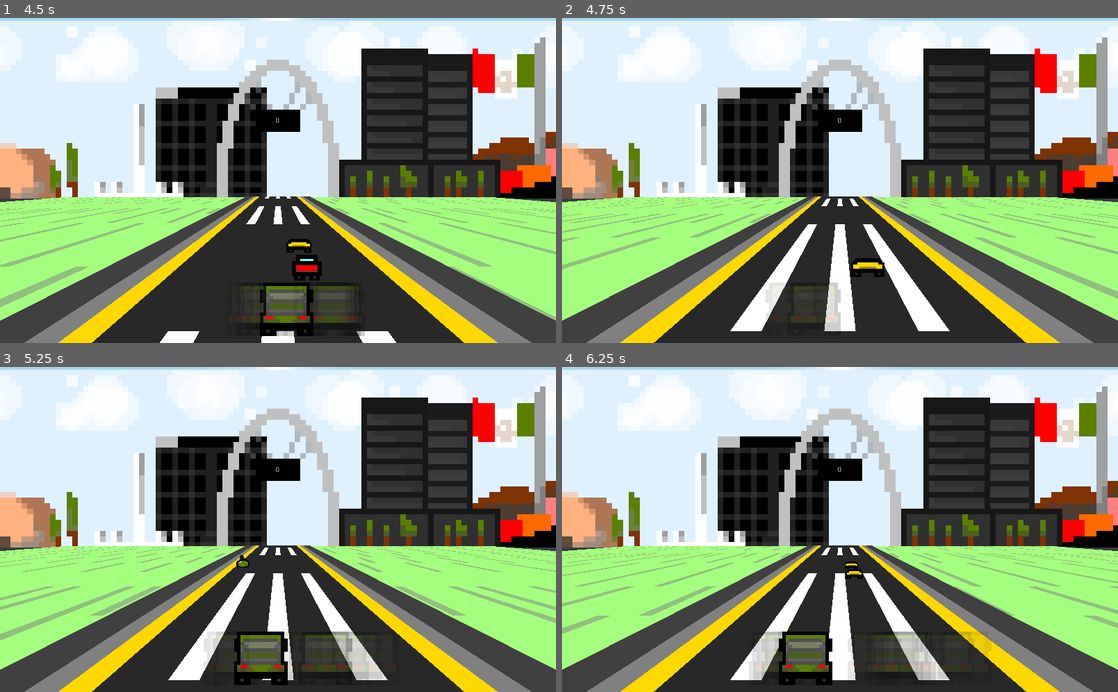
Above: before the commit, frames 1-4 (two rows, left to right).
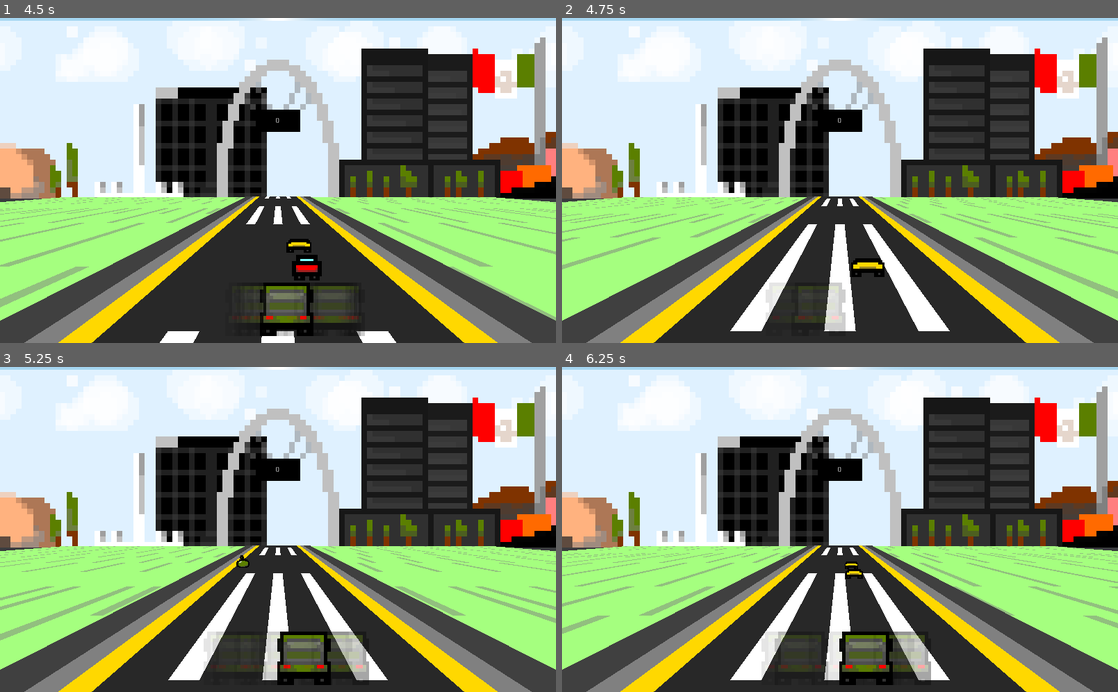
Above: after the commit, the same moments.

Repository: ClarkThyLord/Speed-Trash
Game: Godot game, scene res://src/game/game.tscn
Same seed, same stepped clock (60 frames per second), same inputs: the game is played once before the commit and once after it.
Inputs:
- Up to frame 1 (4.5 s): hold Right (ui_right) 0.53-1.28 s; hold Space (action_break) 0.53-1.28 s; hold Left (ui_left) 1.28-2.03 s; tap Space (action_break) at 1.35, 2.85, 4.35 s; hold Right (ui_right) 2.03-2.78 s; hold Space (action_break) 2.03-2.78 s; hold Shift (action_accelerate) 2.78-3.53 s; hold Space (action_break) 3.53-4.28 s; hold Left (ui_left) from 3.53 s (still down)
- Up to frame 2 (4.75 s): keep holding Left (ui_left)
- Up to frame 3 (5.25 s): keep holding Left (ui_left); hold Space (action_break) from 5.03 s (still down)
- Up to frame 4 (6.25 s): release Left (ui_left) at 5.78 s; release Space (action_break) at 5.78 s; hold Right (ui_right) from 5.78 s (still down); tap Space (action_break) at 5.85 s

Frame 1 is identical in both runs. In frame 2, 0.2% of the frame differs, in the area x 41-51%, y 81-97%; in frame 3, 2.6%; in frame 4, 3.8%, in the area x 33-78%, y 81-98%.

Commit message:
only hash objects x
Clark was here :V

Diff:
--- a/src/garbage_truck/garbage_truck.gd
+++ b/src/garbage_truck/garbage_truck.gd
@@ -67,7 +67,7 @@
 
 				if area.translation.z < 0.0:
 					state += "(" \
-							+ str(area.translation.round()) \
+							+ str(round(area.translation.x)) \
 							+ "," + str(area.pointage) + ")"
 
 		var q_table := _get_q_table()
--- a/src/garbage_truck/garbage_truck.tscn
+++ b/src/garbage_truck/garbage_truck.tscn
@@ -35,7 +35,6 @@
 anims/hit = SubResource( 1 )
 
 [node name="CollisionShape" type="CollisionShape" parent="."]
-transform = Transform( 1, 0, 0, 0, 1, 0, 0, 0, 1, 0, 0, 0 )
 shape = SubResource( 2 )
 
 [node name="Sprite3D" type="Sprite3D" parent="."]
